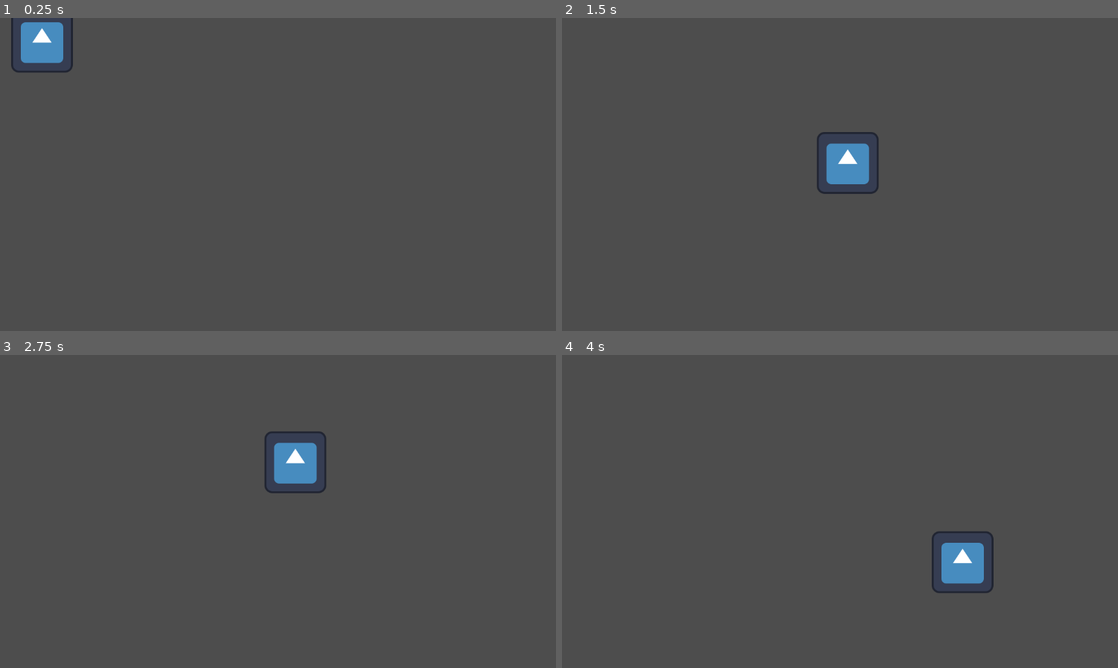
Above: before the commit, frames 1-4 (two rows, left to right).
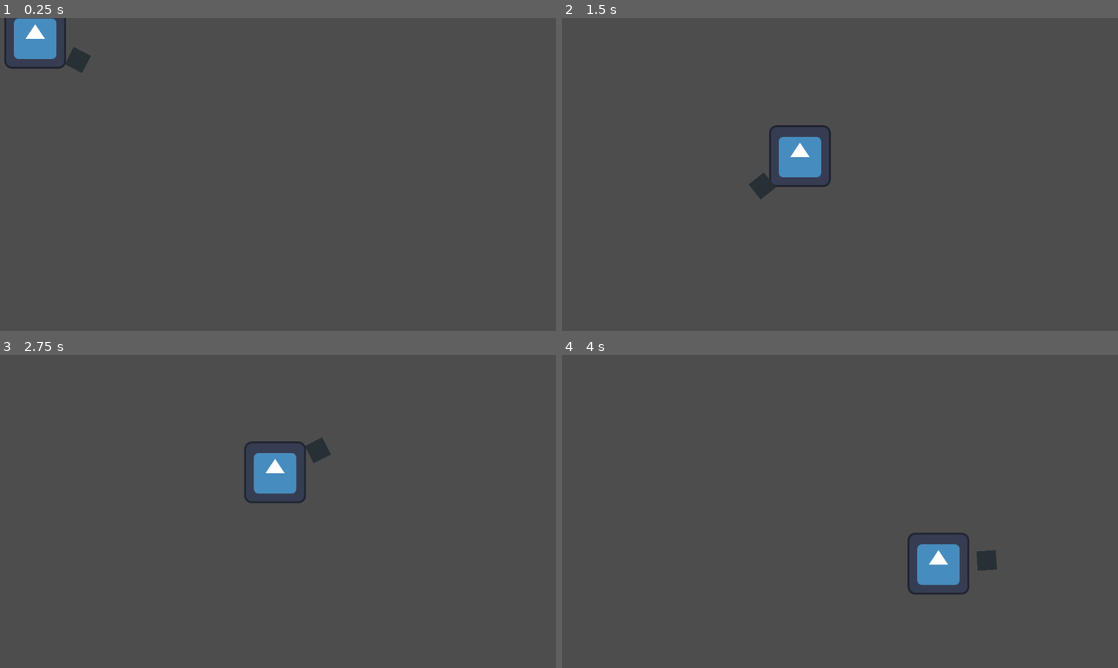
Above: after the commit, the same moments.

Repository: sayf63/Judgement_Engine
Game: Godot game, scene res://Entities/Player/Player.tscn
Two runs of this game, one before a commit and one after it. Both use one fixed random seed, a clock stepped at 60 frames per second and the inputs below. The project has no main scene, so this scene is started directly. The engine's default icon, where the game draws it, is replaced by a stand-in: a white triangle on a blue panel in a dark square.
Inputs (mouse positions are in pixels of both pictures, inside the frame that each line leads up to):
- Up to frame 1 (0.25 s): no input
- Up to frame 2 (1.5 s): move the mouse to (962, 158) at 0.52 s; hold D (right) 0.53-1.28 s; tap Space (dash) at 0.6, 1.35 s; move the mouse to (728, 190) at 1.27 s; hold S (down) from 1.28 s (still down)
- Up to frame 3 (2.75 s): move the mouse to (333, 442) at 2.02 s; release S (down) at 2.03 s; hold D (right) from 2.03 s (still down); tap Space (dash) at 2.1 s
- Up to frame 4 (4 s): move the mouse to (812, 574) at 2.77 s; release D (right) at 2.78 s; hold W (up) 2.78-3.53 s; tap Space (dash) at 2.85, 3.6 s; tap Enter at 3.5 s; move the mouse to (1006, 558) at 3.52 s; hold A (left) from 3.53 s (still down)

The runs differ from the first frame. In frame 1, 1.1% of the frame differs, in the area x 0-17%, y 0-18%; in frame 2, 2.6%, in the area x 33-57%, y 34-58%; in frame 3, 1.8%; in frame 4, 1.7%.

Commit message:
player mouse movement is more polished, and the weapon now exists :)

Diff:
--- a/judgement-engine/Entities/Player/MousePlayer.gd
+++ b/judgement-engine/Entities/Player/MousePlayer.gd
@@ -5,6 +5,10 @@
 @export var DASH_MULTIPLIER := 2.0
 @export var DASH_COOLDOWN := 1.0
 @export var DASH_DURATION := 1.0
+@export var WEAPON_DISTANCE := 100.0
+@export var WEAPON_ROTATION_SPEED := 10.0
+
+@onready var Weapon = $PlayerWeapon
 
 var dash_timer := 0.0
 var is_dashing := false
@@ -21,34 +25,46 @@
 var previous_direction := Vector2.ZERO
 
 func _physics_process(delta: float) -> void:
-	handle_mouse_movement()
+	var mouse_position = get_global_mouse_position()
+
+	handle_mouse_movement(delta, mouse_position)
 
 	handle_dash(delta)
 
+	handle_weapon_position(delta, mouse_position)
+
 	move_and_slide()
 
-func handle_mouse_movement():
-	var mouse_position = get_global_mouse_position()
+func handle_weapon_position(delta: float, mouse_position: Vector2):
+	var weapon_desired_angle := global_position.angle_to_point(mouse_position)
+	Weapon.rotation = lerp_angle(
+		Weapon.rotation,
+		weapon_desired_angle,
+		WEAPON_ROTATION_SPEED * delta
+	)
+	Weapon.position = Vector2.RIGHT.rotated(Weapon.rotation) * WEAPON_DISTANCE
 
+func handle_mouse_movement(delta, mouse_position: Vector2):
 	var distance = position.distance_to(mouse_position)
 	if distance < 5:
 		velocity = Vector2.ZERO
-	else:
-		var target_speed_multiplier = 1
+		return
 
-		var slow_radius := 50.0
-		var min_speed_factor := 0.1
-		var t := smoothstep(0.0, slow_radius, distance)
-		target_speed_multiplier = lerp(min_speed_factor, 1.0, t)
+	var target_speed_multiplier = 1
 
-		if is_dashing:
-			target_speed_multiplier += DASH_MULTIPLIER-1
+	var slow_radius := 75.0
+	var min_speed_factor := 0.1
+	var t := smoothstep(0.0, slow_radius, distance)
+	target_speed_multiplier = lerp(min_speed_factor, 1.0, t)
 
-		var direction = position.direction_to(mouse_position)
-		velocity = Vector2(
-			move_toward(velocity.x, direction.x * SPEED * target_speed_multiplier, SPEED),
-			move_toward(velocity.y, direction.y * SPEED * target_speed_multiplier, SPEED)
-		)
+	if is_dashing:
+		target_speed_multiplier += DASH_MULTIPLIER-1
+
+	var direction = position.direction_to(mouse_position)
+	velocity = Vector2(
+		move_toward(velocity.x, direction.x * SPEED * target_speed_multiplier * delta*50, SPEED),
+		move_toward(velocity.y, direction.y * SPEED * target_speed_multiplier * delta*50, SPEED)
+	)
 
 func handle_dash(delta: float) -> void:
 	if Input.is_action_just_pressed(ACTIONS.Dash) && !dash_is_cooldown:
--- a/judgement-engine/Entities/Player/Player.tscn
+++ b/judgement-engine/Entities/Player/Player.tscn
@@ -2,11 +2,12 @@
 
 [ext_resource type="Texture2D" uid="uid://r7fbim2rqnl4" path="res://icon.svg" id="1_e5kic"]
 [ext_resource type="Script" uid="uid://dhb8bjagmiq67" path="res://Entities/Player/MousePlayer.gd" id="1_ww0jn"]
+[ext_resource type="PackedScene" uid="uid://bteatyl84d520" path="res://Entities/Player/Weapon/PlayerWeapon.tscn" id="3_vweq0"]
 
 [sub_resource type="CircleShape2D" id="CircleShape2D_ww0jn"]
 radius = 50.0
 
-[node name="Player" type="CharacterBody2D" unique_id=1752497931]
+[node name="200" type="CharacterBody2D" unique_id=1752497931]
 script = ExtResource("1_ww0jn")
 
 [node name="Sprite2D" type="Sprite2D" parent="." unique_id=2063277729]
@@ -14,3 +15,6 @@
 
 [node name="CollisionShape2D" type="CollisionShape2D" parent="." unique_id=1518797429]
 shape = SubResource("CircleShape2D_ww0jn")
+
+[node name="PlayerWeapon" parent="." unique_id=1460599134 instance=ExtResource("3_vweq0")]
+position = Vector2(124, 0)
--- /dev/null
+++ b/judgement-engine/Entities/Player/Weapon/PlayerWeapon.tscn
@@ -0,0 +1,10 @@
+[gd_scene format=3 uid="uid://bteatyl84d520"]
+
+[node name="PlayerWeapon" type="Node2D" unique_id=1460599134]
+
+[node name="ColorRect" type="ColorRect" parent="." unique_id=774028129]
+offset_left = -20.0
+offset_top = -20.0
+offset_right = 20.0
+offset_bottom = 20.0
+color = Color(0.15416896, 0.19023678, 0.20818987, 1)
